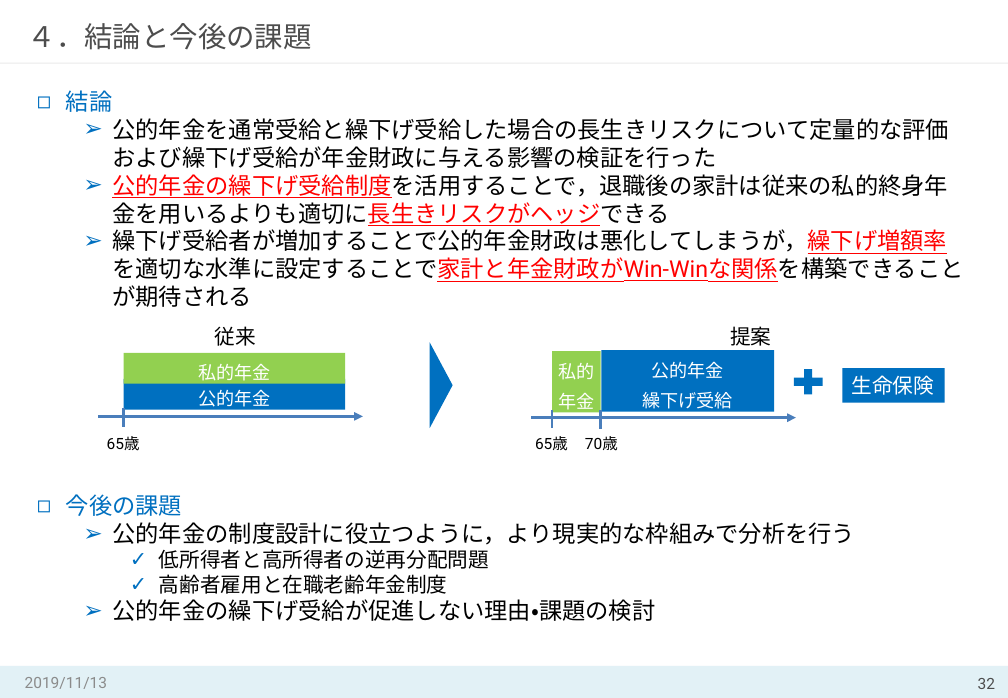
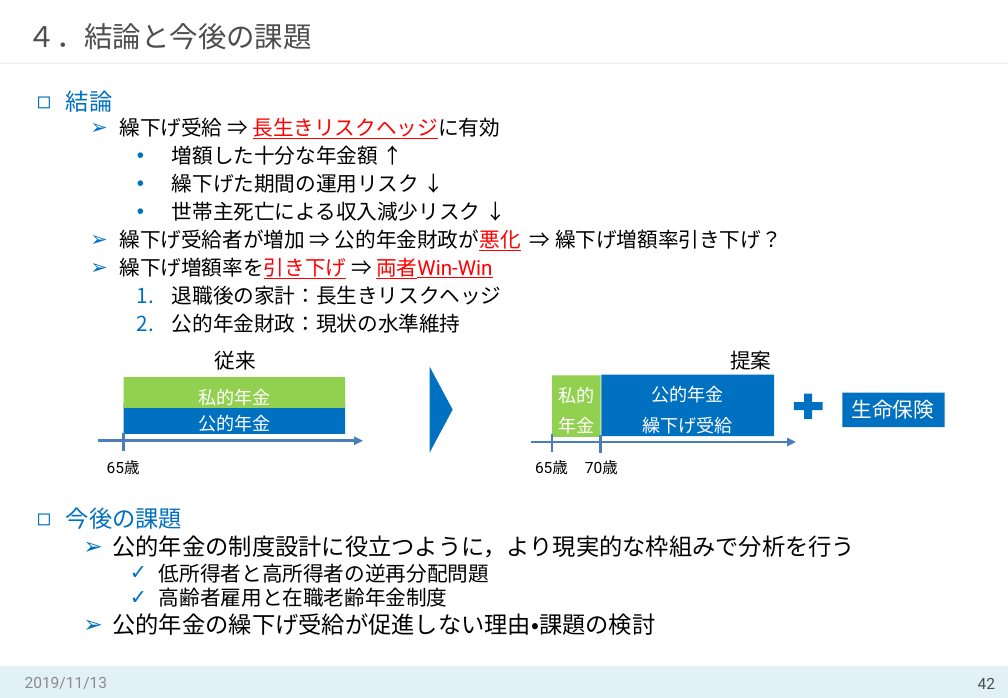
Before and after one commit to MasahiroShibahara/Open, a slide deck: slide 42 of Masahiro_Shibahara①.pptx (slide 32 before the commit). Drawn at 1008x698 pixels with LibreOffice and Linux fonts; fonts in the diff are those of the drawing. Boxes give left, top, right and bottom in pixels: in the first picture for what was removed or moved away, otherwise in the second. Text is boxed around its words. In the diff, an @@ line names an element or a change of style, - is before the commit and + after.

```diff
--- a/Masahiro_Shibahara①.pptx
+++ b/Masahiro_Shibahara①.pptx
@@ text at <box>120,117,782,333</box>: text changed; size 18 to 16 pt @@
-  ➢ 公的年金を通常受給と繰下げ受給した場合の長生きリスクについて定量的な評価および繰下げ受給が年金財政に与える影響の検証を行った
-  ➢ 公的年金の繰下げ受給制度を活用することで，退職後の家計は従来の私的終身年金を用いるよりも適切に長生きリスクがヘッジできる
-  ➢ 繰下げ受給者が増加することで公的年金財政は悪化してしまうが，繰下げ増額率を適切な水準に設定することで家計と年金財政がWin-Winな関係を構築できることが期待される
+  ➢ 繰下げ受給 ⇒ 長生きリスクヘッジに有効
+    • 増額した十分な年金額 ↑
+    • 繰下げた期間の運用リスク ↓
+    • 世帯主死亡による収入減少リスク ↓
+  ➢ 繰下げ受給者が増加 ⇒ 公的年金財政が悪化 ⇒ 繰下げ増額率引き下げ？
+  ➢ 繰下げ増額率を引き下げ ⇒ 両者Win-Win
+    1. 退職後の家計：長生きリスクヘッジ
+    2. 公的年金財政：現状の水準維持
@@ 5 rectangles, 5 texts, 3 lines, 2 arrows, 1 triangle, 1 plus sign: place and size @@
-5 rectangles, 5 texts, 3 lines, 2 arrows, 1 triangle, 1 plus sign at <box>99,326,945,451</box>
+5 rectangles, 5 texts, 3 lines, 2 arrows, 1 triangle, 1 plus sign at <box>99,350,945,475</box>
@@ text "今後の課題": place and size @@
-text "今後の課題" at <box>66,494,855,621</box>
+text "今後の課題" at <box>66,507,855,635</box>
@@ page number at <box>978,678,995,689</box>: text changed @@
-32
+42
```
Also in this commit, not shown: 23 other slides changed, 4 slides added, 1 slide removed.
